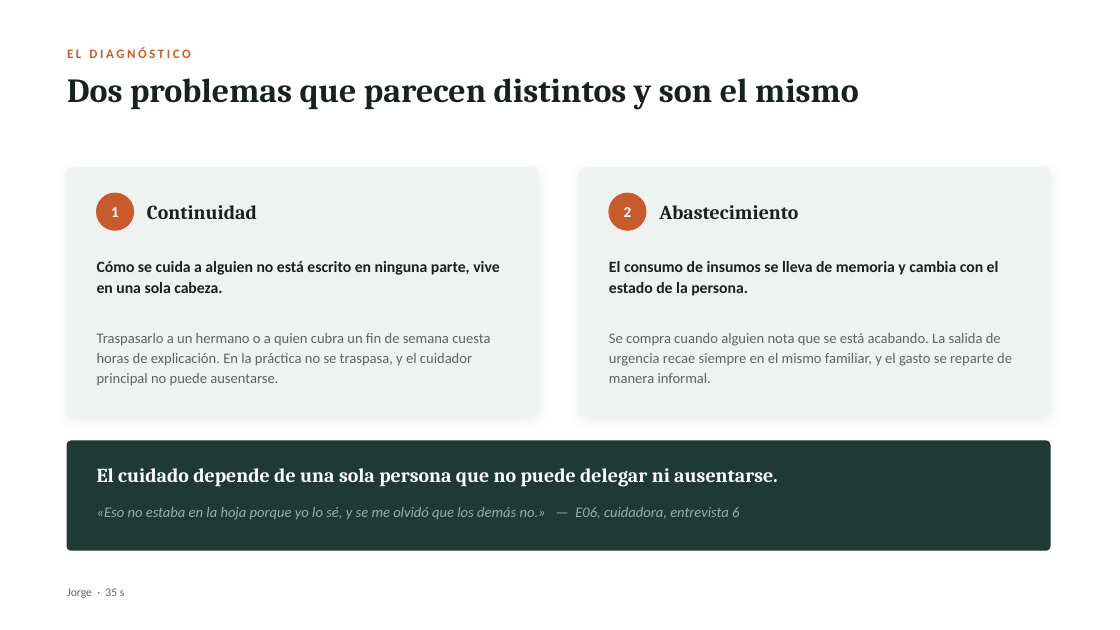
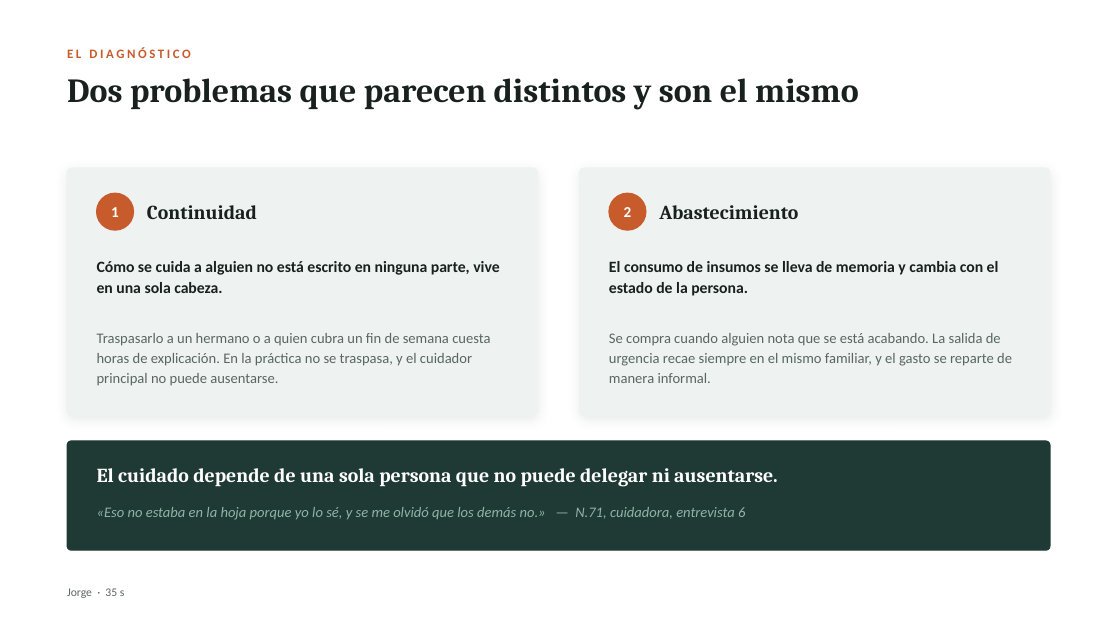
Before and after one commit to MartinHenriquez131/MATU, a slide deck: slide 3 of Fase 1/Evidencias Grupales/MATU_Presentacion_Fase1.pptx. Drawn at 1120x630 pixels with LibreOffice and Linux fonts; fonts in the diff are those of the drawing. Boxes give left, top, right and bottom in pixels: in the first picture for what was removed or moved away, otherwise in the second. Text is boxed around its words. In the diff, an @@ line names an element or a change of style, - is before the commit and + after.

```diff
--- a/Fase 1/Evidencias Grupales/MATU_Presentacion_Fase1.pptx
+++ b/Fase 1/Evidencias Grupales/MATU_Presentacion_Fase1.pptx
@@ text at (97,507,745,520): text changed @@
-«Eso no estaba en la hoja porque yo lo sé, y se me olvidó que los demás no.» — E06, cuidadora, entrevista 6
+«Eso no estaba en la hoja porque yo lo sé, y se me olvidó que los demás no.» — N.71, cuidadora, entrevista 6
```
